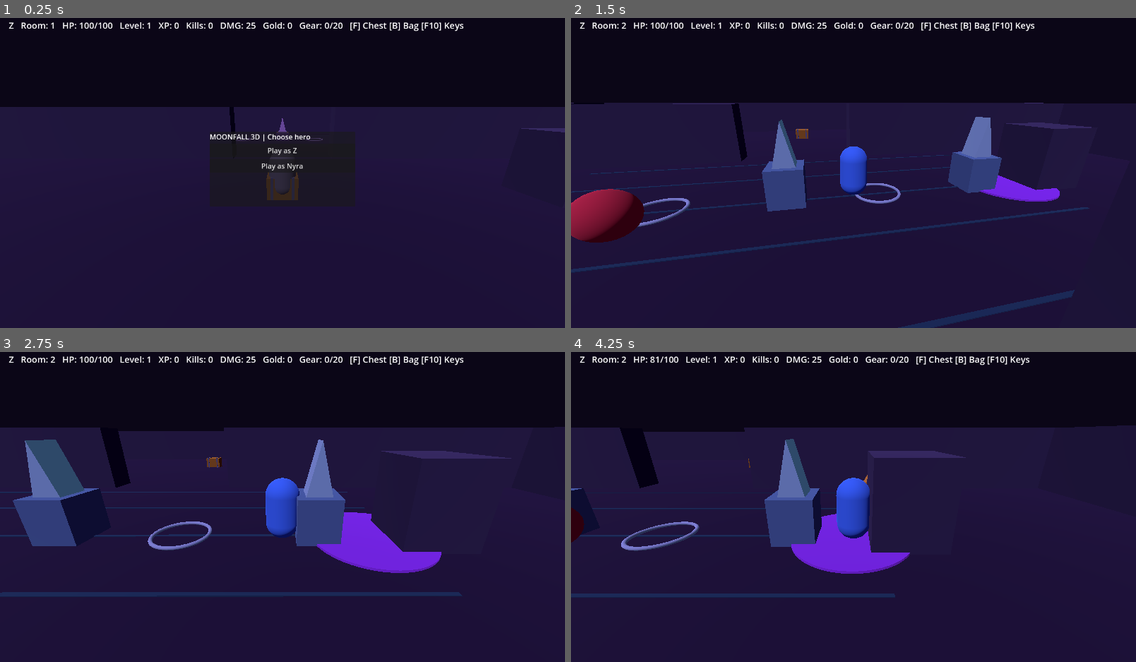
Above: before the commit, frames 1-4 (two rows, left to right).
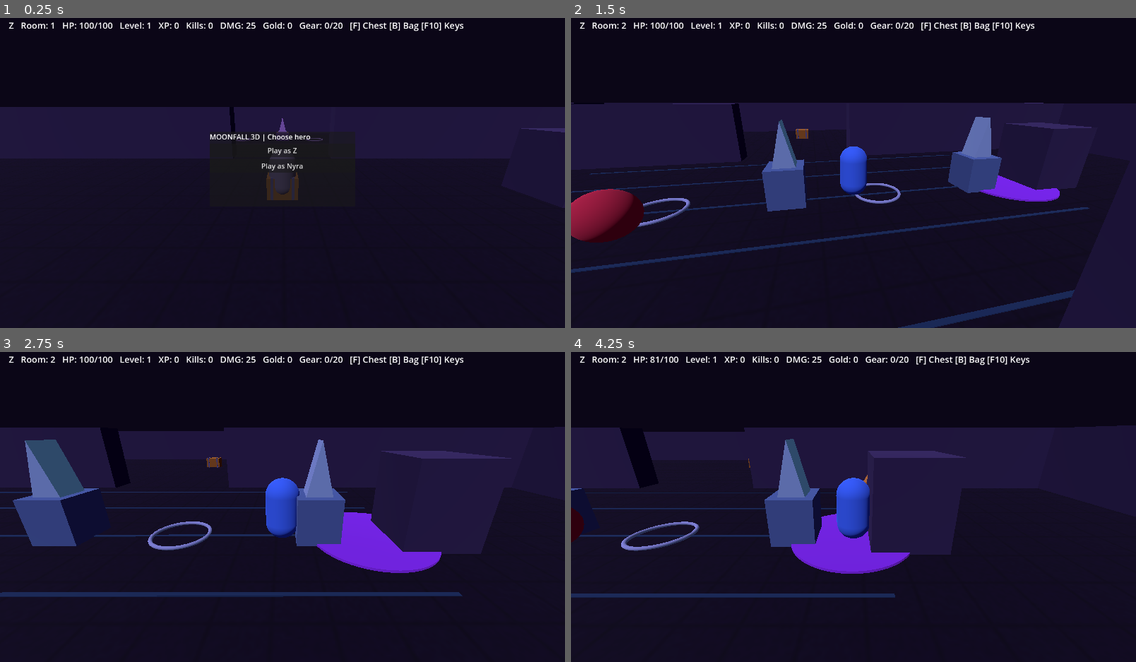
Above: after the commit, the same moments.

Repository: ericgantor-cyber/Moonfall
Game: Godot game, scene res://main.tscn
Two runs of this game, one before a commit and one after it. Both use one fixed random seed, a clock stepped at 60 frames per second and the inputs below.
Inputs (mouse positions are in pixels of both pictures, inside the frame that each line leads up to):
- Up to frame 1 (0.25 s): no input
- Up to frame 2 (1.5 s): click "Play as Z" at 0.5 s; tap Enter at 1.25 s; move the mouse to (977, 154) at 1.27 s; hold D from 1.28 s (still down); tap Q at 1.35 s; click (977, 154) at 1.42 s
- Up to frame 3 (2.75 s): tap Space at 1.52 s; release D at 2 s; drag from (169, 519) to (254, 565) at 2.02 s
- Up to frame 4 (4.25 s): move the mouse to (910, 432) at 2.77 s; hold D 2.78-3.5 s; tap F at 2.85 s; drag from (825, 565) to (684, 454) at 3.52 s

The runs differ from the first frame. In frame 1, 6.1% of the frame differs, in the area x 0-100%, y 45-100%; in frame 2, 6.3%; in frame 3, 6.1%; in frame 4, 6.7%, in the area x 0-100%, y 34-100%.

Commit message:
Add deterministic tiled procedural stone floor texture

Diff:
--- a/Moonfall3D/scripts/game.gd
+++ b/Moonfall3D/scripts/game.gd
@@ -126,6 +126,9 @@
     var ground_mat := StandardMaterial3D.new()
     ground_mat.albedo_color = Color(0.16, 0.10, 0.22)
     ground_mat.roughness = 0.92
+    # Procedural stone checker uses a small shared texture, not large downloaded art.
+    ground_mat.albedo_texture = _stone_texture()
+    ground_mat.uv1_scale = Vector3(12.0, 12.0, 1.0)
     ground_mat.metallic = 0.08
     ground.material_override = ground_mat
     add_child(ground)
@@ -1721,3 +1724,15 @@
             _cast_notice("Hazard! Move off the glowing floor")
             dead = hp <= 0.0
             break
+
+func _stone_texture() -> ImageTexture:
+    var img := Image.create(64, 64, false, Image.FORMAT_RGBA8)
+    var rng := RandomNumberGenerator.new()
+    rng.seed = 78621
+    for y in range(64):
+        for x in range(64):
+            var seam := x % 16 == 0 or y % 16 == 0
+            var noise := rng.randf_range(-0.055, 0.055)
+            var base := 0.42 + noise - (0.16 if seam else 0.0)
+            img.set_pixel(x, y, Color(base, base * 0.89, base * 1.09, 1.0))
+    return ImageTexture.create_from_image(img)
